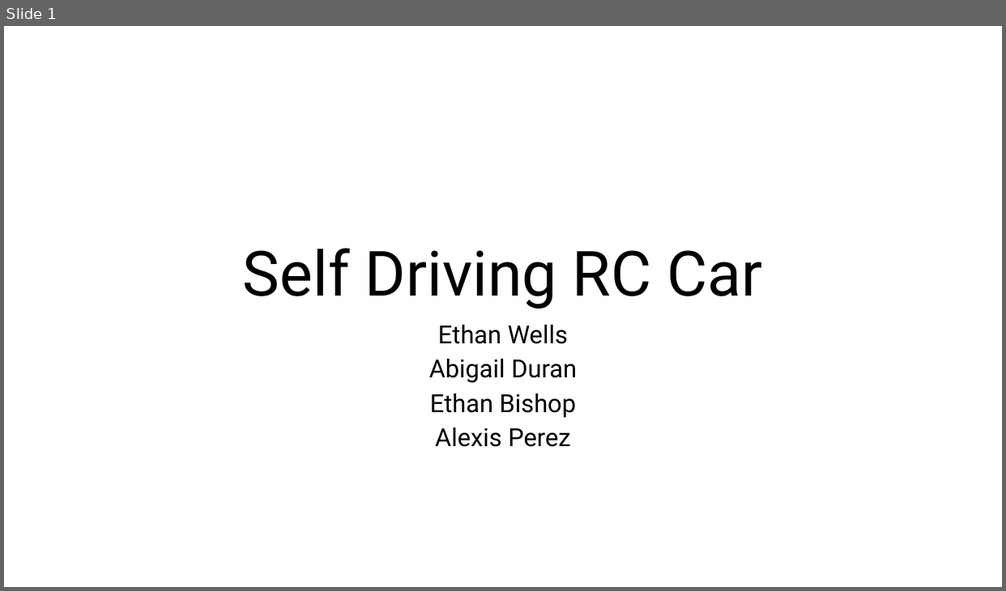
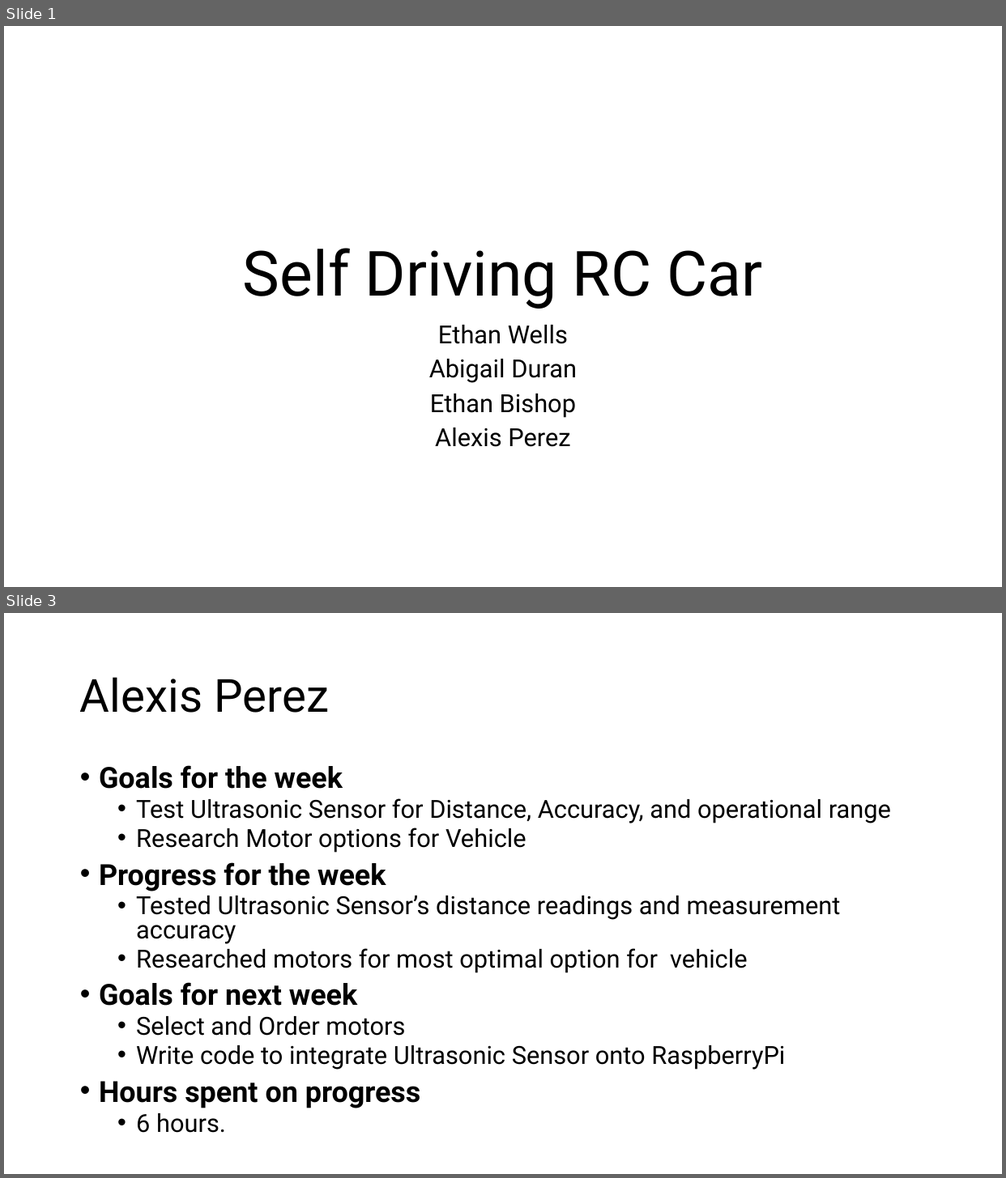
Before and after one commit to EthanWellsSr/Self-Driving-RC-Car, a slide deck: Weekly Reports/Week 4/Self-Driving-RC-Car - Week 4.pptx. Shown one above the other, each under a label of ours: slide 1 before the commit, slides 1 and 3 after it; the slides between them are not shown. The pictures are 1006x591 and 1006x1178 pixels, drawn with LibreOffice and Linux fonts; fonts in the diff are those of the drawing. Boxes give left, top, right and bottom in pixels: in the first picture for what was removed or moved away, otherwise in the second. Text is boxed around its words. In the diff, an @@ line names an element or a change of style, - is before the commit and + after.

Commit message:
Assemble Week 4 deck and archive to Week 4/

```diff
--- a/Weekly Reports/Week 4/Self-Driving-RC-Car - Week 4.pptx
+++ b/Weekly Reports/Week 4/Self-Driving-RC-Car - Week 4.pptx
@@ slide 3 added at [4,613,1002,1174], background #FFFFFF @@
@@ title added at [80,677,329,713], 44 pt, text #000000 @@
+Alexis Perez
@@ text added at [99,765,891,1133], 24 pt, text #000000 @@
+• Goals for the week
+  • Test Ultrasonic Sensor for Distance, Accuracy, and operational range
+  • Research Motor options for Vehicle
+• Progress for the week
+  • Tested Ultrasonic Sensor’s distance readings and measurement accuracy
+  • Researched motors for most optimal option for vehicle
+• Goals for next week
+  • Select and Order motors
+  • Write code to integrate Ultrasonic Sensor onto RaspberryPi
+• Hours spent on progress
+  • 6 hours.
```
Also in this commit, not shown: 3 other slides added, 1 slide removed, 1 other file.
